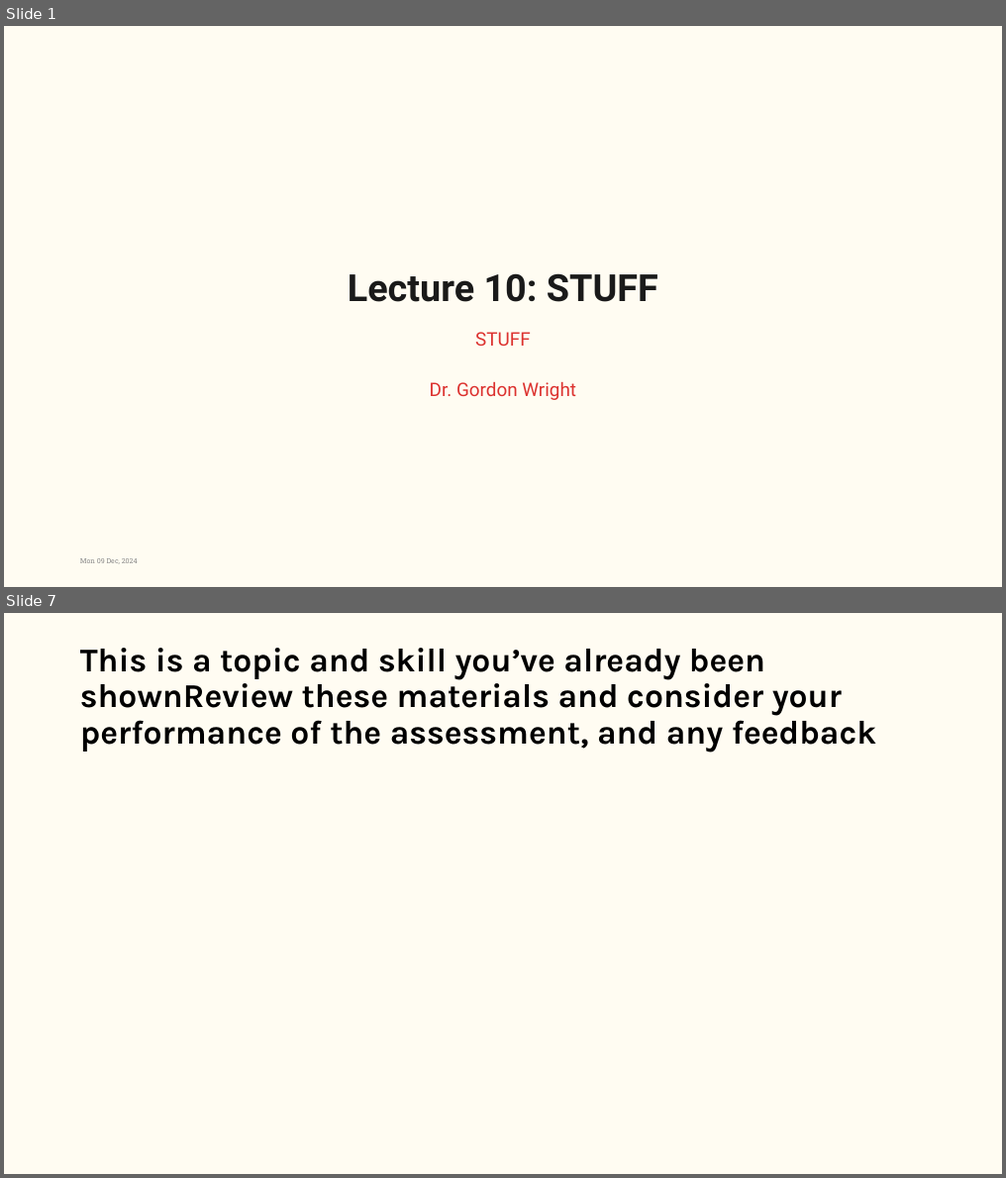
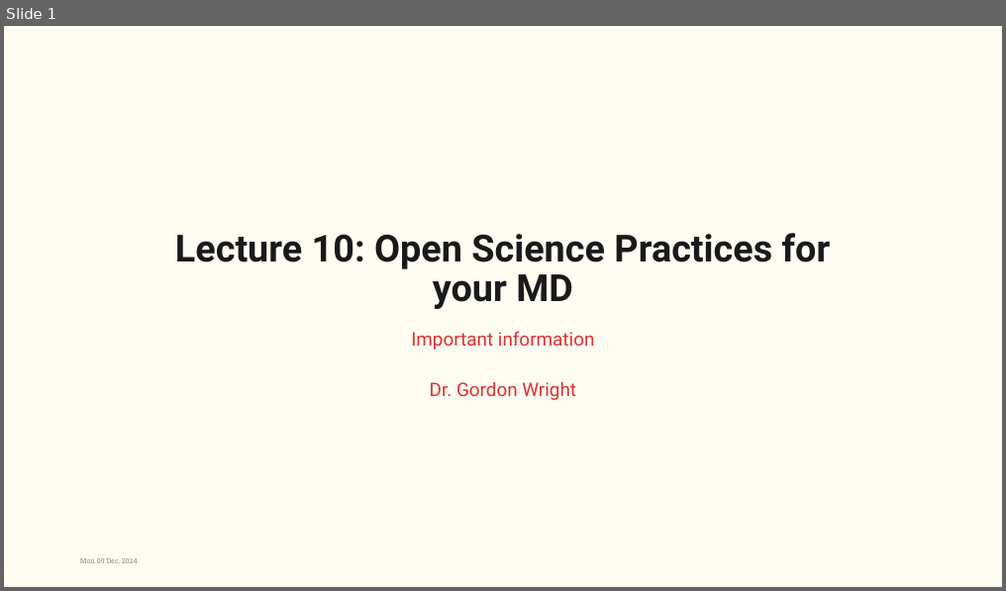
Before and after one commit to LittleMonkeyLab/PS52007Dslides, a slide deck: week10/lecture.pptx. Shown one above the other, each under a label of ours: slides 1 and 7 before the commit, slide 1 after it; the slides between them are not shown. The pictures are 1006x1178 and 1006x591 pixels, drawn with LibreOffice and Linux fonts; fonts in the diff are those of the drawing; background and template pictures are left out. Boxes give left, top, right and bottom in pixels: in the first picture for what was removed or moved away, otherwise in the second. Text is boxed around its words. In the diff, an @@ line names an element or a change of style, - is before the commit and + after.

```diff
--- a/week10/lecture.pptx
+++ b/week10/lecture.pptx
@@ slide 7 removed at (4, 613, 1002, 1174), background #FFFCF2 @@
@@ title removed at (80, 648, 877, 753) @@
-This is a topic and skill you’ve already been shownReview these materials and consider your performance of the assessment, and any feedback
@@ slide 1 changed as well @@
@@ title at (175, 233, 831, 309): text changed @@
-Lecture 10: STUFF
+Lecture 10: Open Science Practices for your MD
@@ subtitle at (411, 331, 595, 400): text changed @@
-STUFF
-Dr. Gordon Wright
+Important information
+Dr. Gordon Wright
```
Also in this commit, not shown: 7 slides added, 19 other slides removed, 45 other files.
